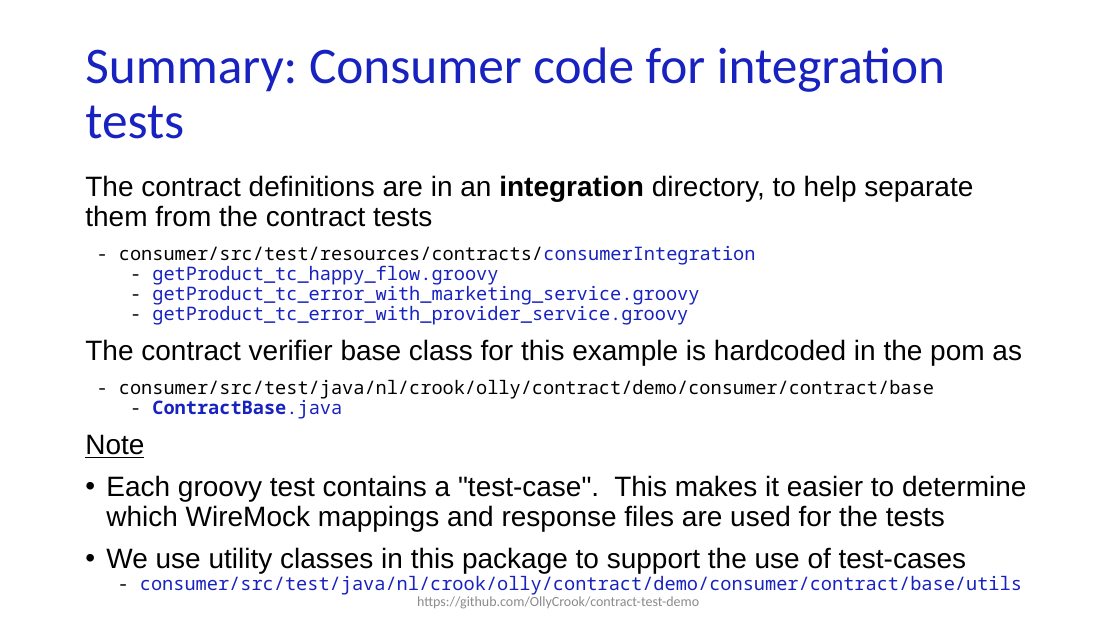
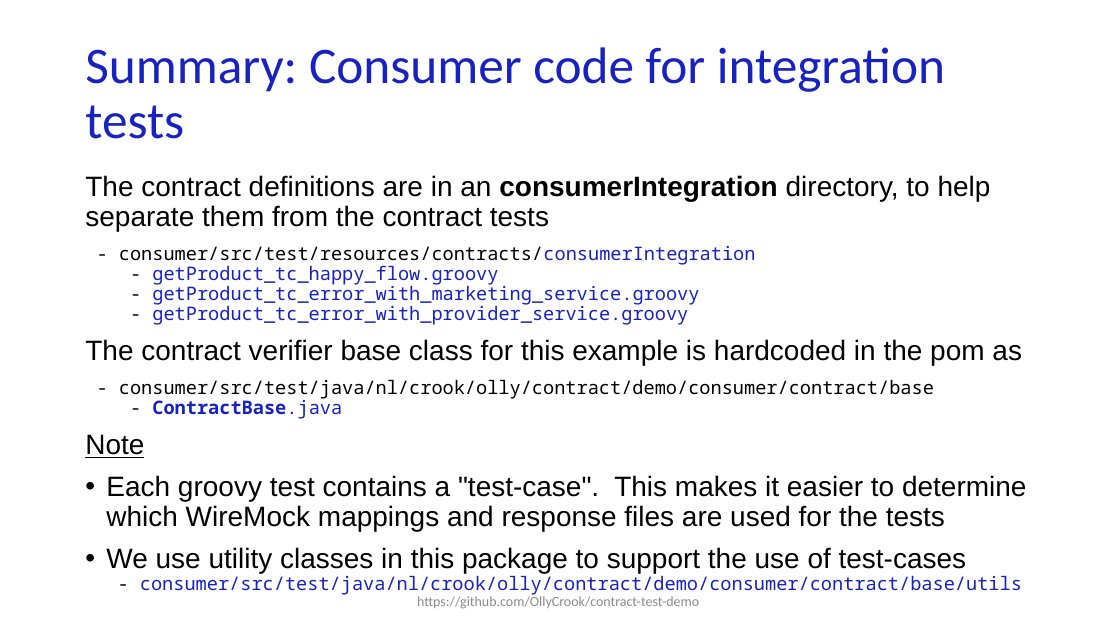
Before and after one commit to OllyCrook/contract-test-demo, a slide deck: slide 30 of Contract-testing-presentation_EngineersWeek.pptx. Drawn at 1120x630 pixels with LibreOffice and Linux fonts; fonts in the diff are those of the drawing. Boxes give left, top, right and bottom in pixels: in the first picture for what was removed or moved away, otherwise in the second. Text is boxed around its words. In the diff, an @@ line names an element or a change of style, - is before the commit and + after.

```diff
--- a/Contract-testing-presentation_EngineersWeek.pptx
+++ b/Contract-testing-presentation_EngineersWeek.pptx
@@ text at (x1=85, y1=175, x2=991, y2=231): text changed @@
-The contract definitions are in an integration directory, to help separate them from the contract tests
+The contract definitions are in an consumerIntegration directory, to help separate them from the contract tests
```
Also in this commit, not shown: 11 other slides changed.
